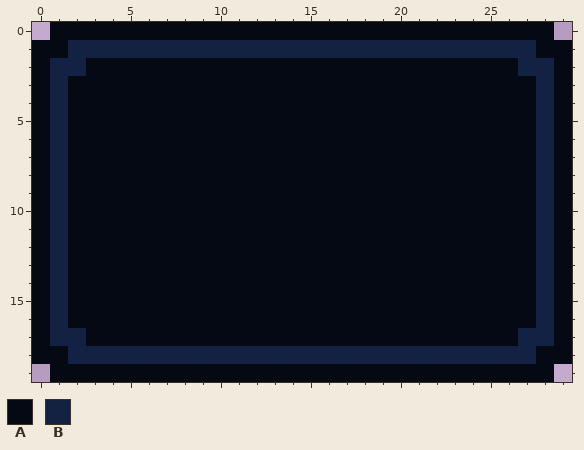
Pixel-art file -- src/game/assets/images/guis/display-text/display-text.aseprite. The first picture shows the starting point.
30x20 pixels, 1 frame.
Palette (. is transparent): A #050914  B #132243
Pixels before, first column x 0:
 0 .AAAAAAAAAAAAAAAAAAAAAAAAAAAA.
 1 AABBBBBBBBBBBBBBBBBBBBBBBBBBAA
 2 ABBAAAAAAAAAAAAAAAAAAAAAAAABBA
 3 ABAAAAAAAAAAAAAAAAAAAAAAAAAABA
 4 ABAAAAAAAAAAAAAAAAAAAAAAAAAABA
 5 ABAAAAAAAAAAAAAAAAAAAAAAAAAABA
 6 ABAAAAAAAAAAAAAAAAAAAAAAAAAABA
 7 ABAAAAAAAAAAAAAAAAAAAAAAAAAABA
 8 ABAAAAAAAAAAAAAAAAAAAAAAAAAABA
 9 ABAAAAAAAAAAAAAAAAAAAAAAAAAABA
10 ABAAAAAAAAAAAAAAAAAAAAAAAAAABA
11 ABAAAAAAAAAAAAAAAAAAAAAAAAAABA
12 ABAAAAAAAAAAAAAAAAAAAAAAAAAABA
13 ABAAAAAAAAAAAAAAAAAAAAAAAAAABA
14 ABAAAAAAAAAAAAAAAAAAAAAAAAAABA
15 ABAAAAAAAAAAAAAAAAAAAAAAAAAABA
16 ABAAAAAAAAAAAAAAAAAAAAAAAAAABA
17 ABBAAAAAAAAAAAAAAAAAAAAAAAABBA
18 AABBBBBBBBBBBBBBBBBBBBBBBBBBAA
19 .AAAAAAAAAAAAAAAAAAAAAAAAAAAA.
And afterwards:
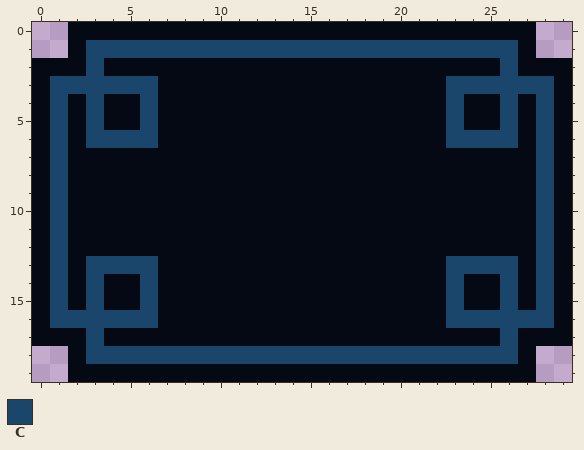
Colours new in this view: C #1a466b
What changed:
Colour A replaces colour B in row 1 at x 2 and 27; in row 2 at x 1 to 2 and 27 to 28; in row 17 at x 1 to 2 and 27 to 28; in row 18 at x 2 and 27.
Colour C replaces colour A in row 2 at x 3 and 26; in row 3 at x 2 to 6 and 23 to 27; in rows 4 to 5 at x 3, 6, 23 and 26; in row 6 at x 3 to 6 and 23 to 26; in row 13 at x 3 to 6 and 23 to 26; in rows 14 to 15 at x 3, 6, 23 and 26.
Colour C replaces colour A in row 16 at x 2 to 6 and 23 to 27; in row 17 at x 3 and 26.
Colour C replaces colour B in row 1 at x 3 to 26; in rows 3 to 16 at x 1 and 28; in row 18 at x 3 to 26.
Colour A is gone in row 0 at x 1 and 28; in row 1 at x 0 to 1 and 28 to 29; in row 18 at x 0 to 1 and 28 to 29; in row 19 at x 1 and 28.
Changed places in both pictures, as pixel boxes (x1, y1, x2, y2):
changed: (32, 22, 572, 382)
